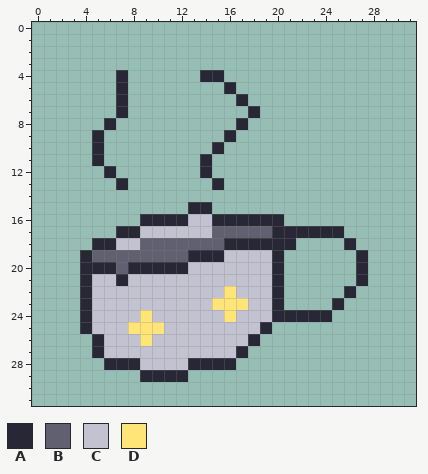
Edited in one commit: pixel-art file (Assets/Resources/MorningCoffee.aseprite). The picture above is the old version.
32x32 pixels, 1 frame.
Palette (. is transparent): A #272736  B #606070  C #c2c2d1  D #ffe478
The result:
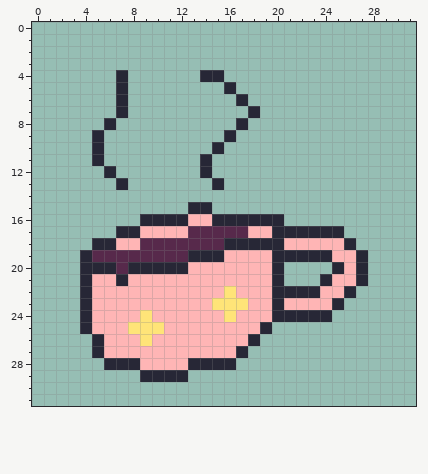
Changes in this commit:
colour B: #606070 -> #57294b
colour C: #c2c2d1 -> #ffb5b5
Changed rows in their new state; - is a pixel that keeps its letter.
first column x 13:
17 BB---CC-------
18 --------CCCCC-
19 --------AAAACC
20 ------------AC
21 -----------ACC
22 --------AAACC-
23 --------CCCC--
